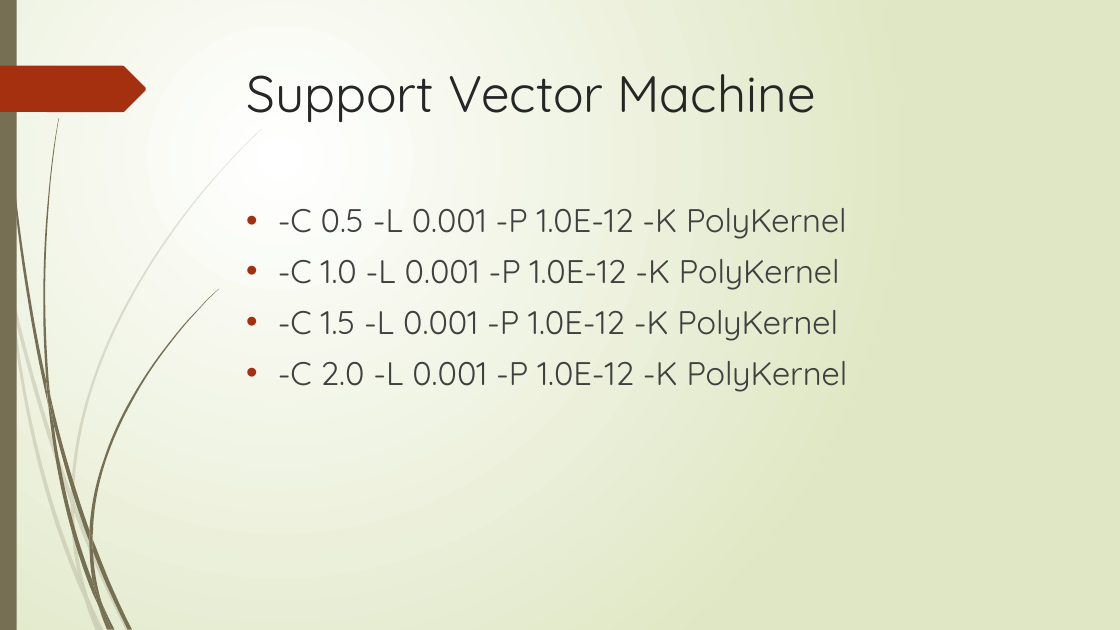
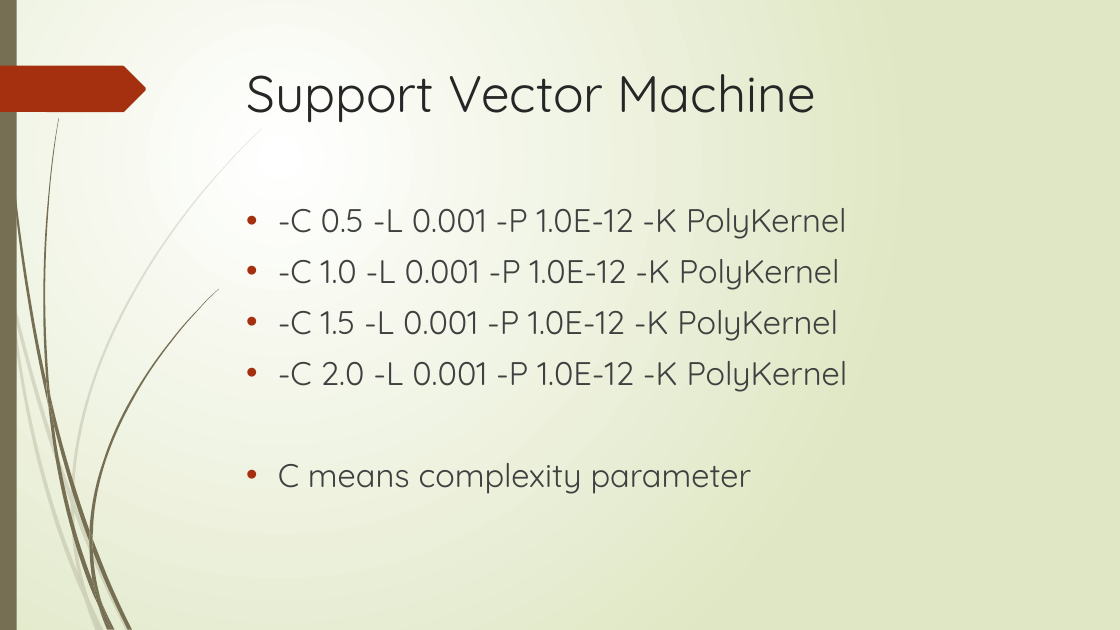
Before and after one commit to XiaokuanOSU/AI2report, a slide deck: slide 18 of PPTGroup10.pptx (slide 15 before the commit). Drawn at 1120x630 pixels with LibreOffice and Linux fonts; fonts in the diff are those of the drawing. Boxes give left, top, right and bottom in pixels: in the first picture for what was removed or moved away, otherwise in the second. Text is boxed around its words. In the diff, an @@ line names an element or a change of style, - is before the commit and + after.

```diff
--- a/PPTGroup10.pptx
+++ b/PPTGroup10.pptx
@@ text at (278,463,752,494): paragraph added @@
+• C means complexity parameter
```
Also in this commit, not shown: 2 other slides changed, 3 slides added.
